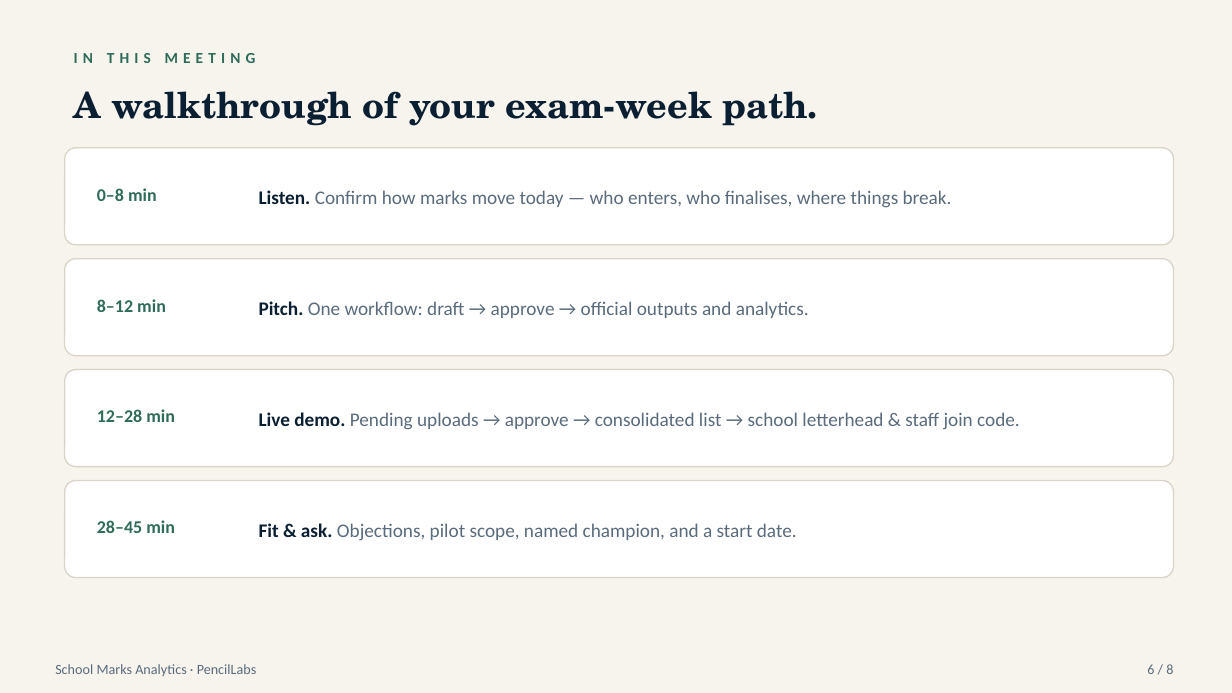
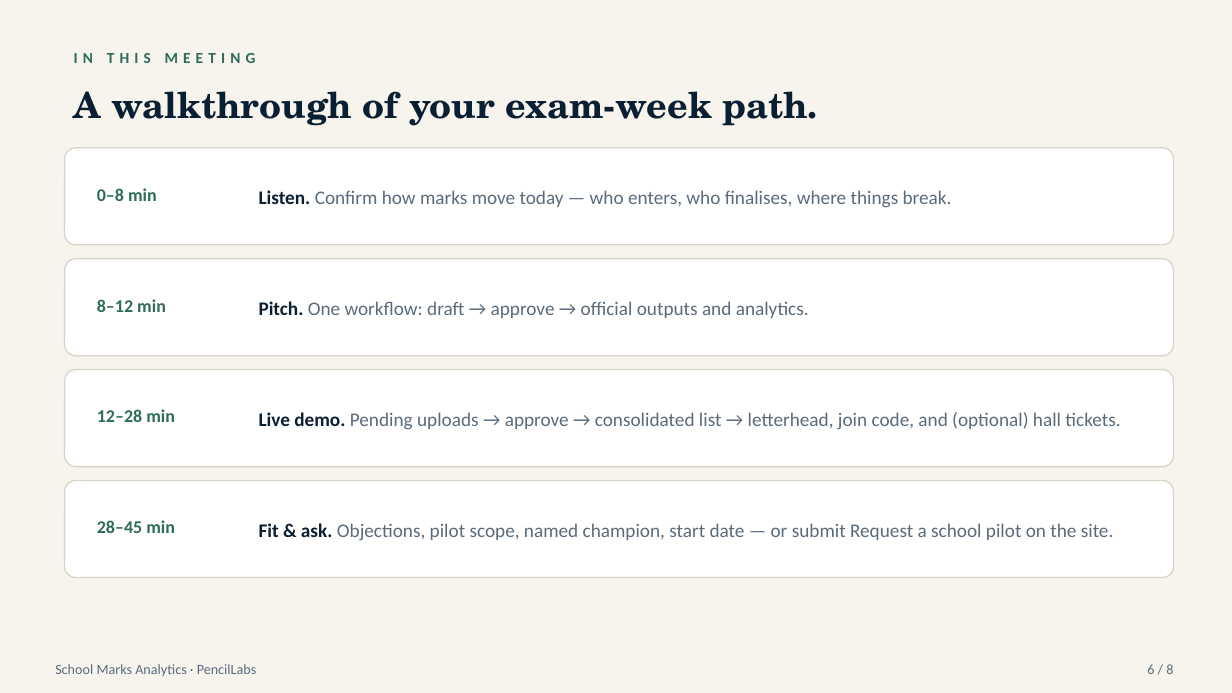
Before and after one commit to akhil-vs/MarkAnalysis, a slide deck: slide 6 of docs/pitch/School-Marks-Analytics-Principal-Pitch.pptx. Drawn at 1232x693 pixels with LibreOffice and Linux fonts; fonts in the diff are those of the drawing. Boxes give left, top, right and bottom in pixels: in the first picture for what was removed or moved away, otherwise in the second. Text is boxed around its words. In the diff, an @@ line names an element or a change of style, - is before the commit and + after.

```diff
--- a/docs/pitch/School-Marks-Analytics-Principal-Pitch.pptx
+++ b/docs/pitch/School-Marks-Analytics-Principal-Pitch.pptx
@@ text at (259, 412, 1120, 430): text changed @@
-Live demo. Pending uploads → approve → consolidated list → school letterhead & staff join code.
+Live demo. Pending uploads → approve → consolidated list → letterhead, join code, and (optional) hall tickets.
@@ text at (259, 523, 1114, 541): text changed @@
-Fit & ask. Objections, pilot scope, named champion, and a start date.
+Fit & ask. Objections, pilot scope, named champion, start date — or submit Request a school pilot on the site.
```
Also in this commit, not shown: 4 other slides changed, 16 other files.
